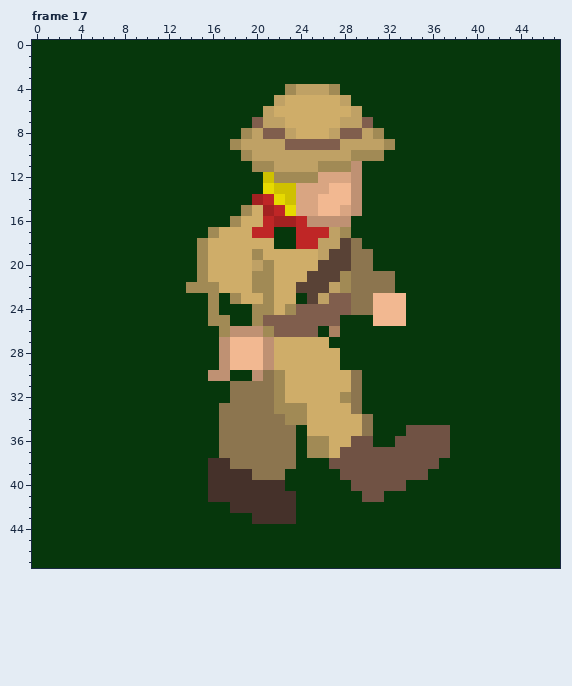
A pixel-art file gets an edit: Player/Asset files/Reworked Explorer walk cycle.aseprite. Above, as it was before the edit.
48x48 pixels, 19 frames. Shown: frame 17. The commit also changed other frames, which this record leaves out.
And afterwards:
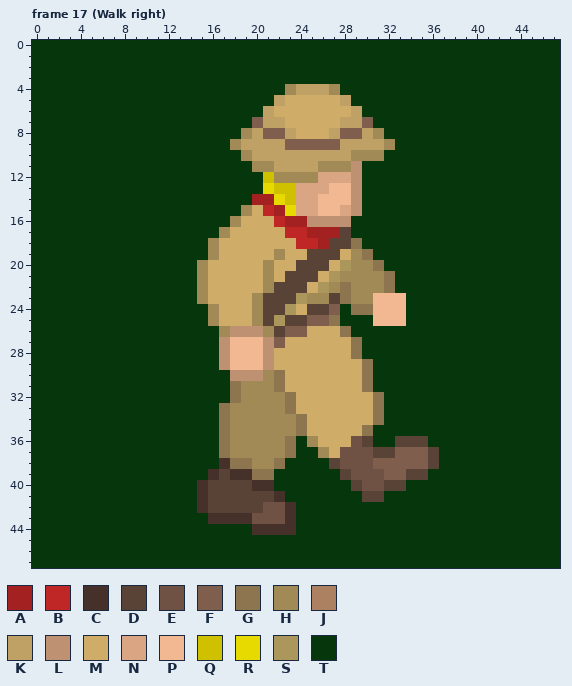
Palette (. is transparent): A #a32121  B #bf2626  C #45312a  D #594236  E #705244  F #805e4d  G #8c754f  H #a18a55  J #ab8161  K #bfa165  L #bf9173  M #cfad69  N #d9a582  P #f2b891  Q #cfc100  R #e6da00  S #ab975b  T #06370c
The author wrote: Cleaned lateral walk anim - ready to reflect and complete cycle
Changes in this commit:
Frame 17 (Walk right), layer "Explorer":
y 14: x 21 B -> A
y 15: x 21..22 AB -> BA
y 16: x 21..22 BA -> MB; x 24 B -> A
y 17: x 16..17 HM -> TH; x 20..23 BBTT -> MMMB; x 25..28 BBKH -> AAAD
y 18: x 15..16 HM -> TH; x 22..23 TT -> MM; x 26..27 KK -> AD
y 19: x 15..16 HM -> TH; x 20 H -> M; x 22 M -> H; x 25..26 MK -> DD; x 28..29 DG -> MH
y 20: x 20 K -> M; x 24..25 MM -> DD; x 27..31 DDGGT -> MSHHG
y 21: x 20 H -> M; x 23..24 MM -> DD; x 26..27 DD -> MS; x 29..31 GGG -> HHH
y 22: x 14 H -> T; x 16 H -> M; x 20 H -> M; x 22..23 MM -> DD; x 25..31 DDKHGGG -> MSHGHHH
y 23: x 15..18 THTH -> HMMM; x 20..30 MHMMTDKFFGG -> HDDDSHHDGHH
y 24: x 17..19 TTT -> MMM; x 21..26 HMHFFF -> DDSMDD; x 28 F -> T
y 25: x 17..19 HTT -> MMM; x 21..24 FFFF -> DSDD; x 27 F -> G
y 26: x 22 F -> D; x 25..28 FTJT -> MMMG
y 27: x 22 M -> F; x 27..29 TTT -> MMG
y 28: x 28..29 TT -> MG
y 29: x 28..30 TTT -> MMG
y 30: x 16..19 LLTT -> TTLL; x 21..22 GH -> HG; x 29..30 GT -> MG
y 31: x 19..22 GGGH -> HHHG; x 29..30 GT -> MG
y 32: x 19..21 GGG -> HHH; x 23 M -> G; x 28..31 HGTT -> MMMG
y 33: x 18..21 GGGG -> HHHH; x 23..24 HH -> GM; x 29..31 GTT -> MMG
y 34: x 18..22 GGGGG -> HHHHH; x 24 H -> G; x 30..31 GT -> MG
y 35: x 18..24 GGGGGGT -> HHHHHHG; x 34..37 EEEE -> TTTT
y 36: x 18..22 GGGGG -> HHHHH; x 26 H -> M; x 30 E -> D; x 33..37 EEEEE -> DDDTT
y 37: x 18..22 GGGGG -> HHHHH; x 25 H -> T; x 31..37 EEEEEEE -> DDFFFDT
y 38: x 16 C -> T; x 20..21 GG -> HH; x 23 G -> T; x 27 E -> D; x 31..36 EEEEEE -> FFFFFD
y 39: x 17 C -> D; x 22 G -> T; x 28 E -> D; x 32..35 EEEE -> FFDD
y 40: x 15..19 TCCCC -> CDDDD; x 22 C -> T; x 29 E -> D; x 32..33 EE -> DD
y 41: x 15..21 TCCCCCC -> CDDDDDD; x 23 C -> T; x 30..31 EE -> DD
y 42: x 15..22 TTTCCCCC -> CDDDDDEE
y 43: x 16..22 TTTTCCC -> CCCCEEE
y 44: x 20..23 TTTT -> CCCC
Changed places in both pictures, as pixel boxes (x1, y1, x2, y2):
changed: (186, 194, 450, 535)
